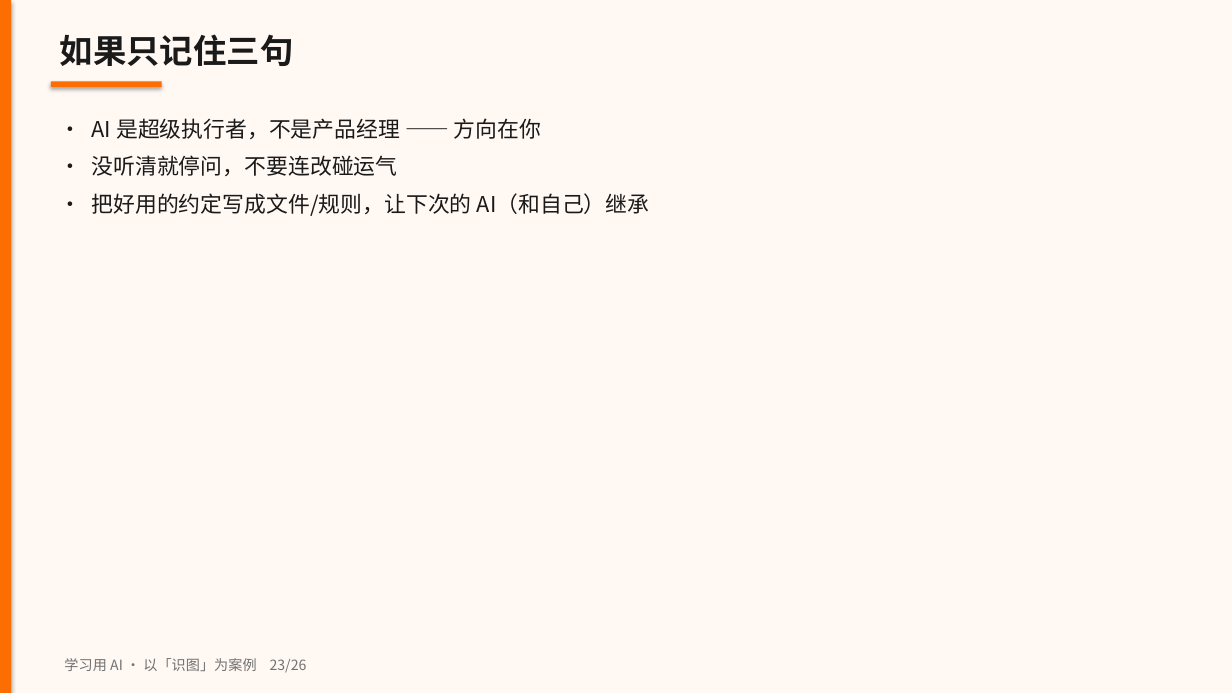
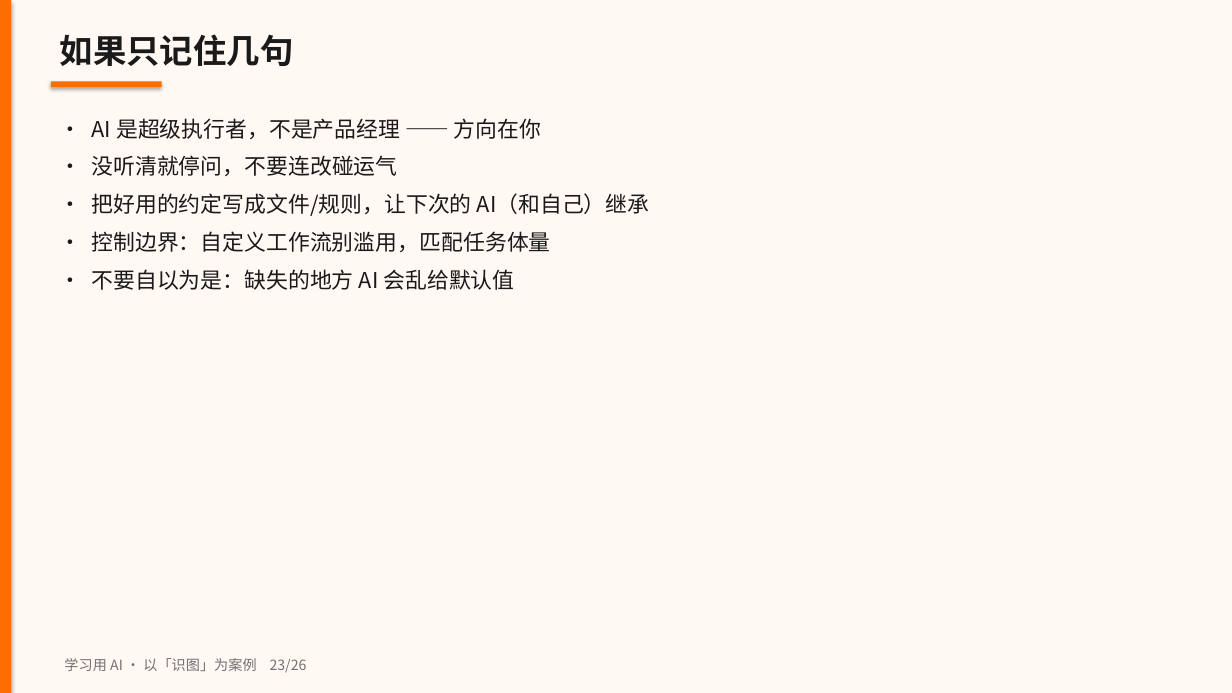
Before and after one commit to jason-jianghv/recognizeGraph, a slide deck: slide 23 of docs/share/识图-Cursor协作复盘.pptx. Drawn at 1232x693 pixels with LibreOffice and Linux fonts; fonts in the diff are those of the drawing. Boxes give left, top, right and bottom in pixels: in the first picture for what was removed or moved away, otherwise in the second. Text is boxed around its words. In the diff, an @@ line names an element or a change of style, - is before the commit and + after.

```diff
--- a/docs/share/识图-Cursor协作复盘.pptx
+++ b/docs/share/识图-Cursor协作复盘.pptx
@@ text at (60, 34, 294, 66): text changed @@
-如果只记住三句
+如果只记住几句
@@ text at (91, 231, 550, 290): paragraphs added @@
+• 控制边界：自定义工作流别滥用，匹配任务体量
+• 不要自以为是：缺失的地方 AI 会乱给默认值
```
Also in this commit, not shown: 5 other slides changed, 4 other files.
